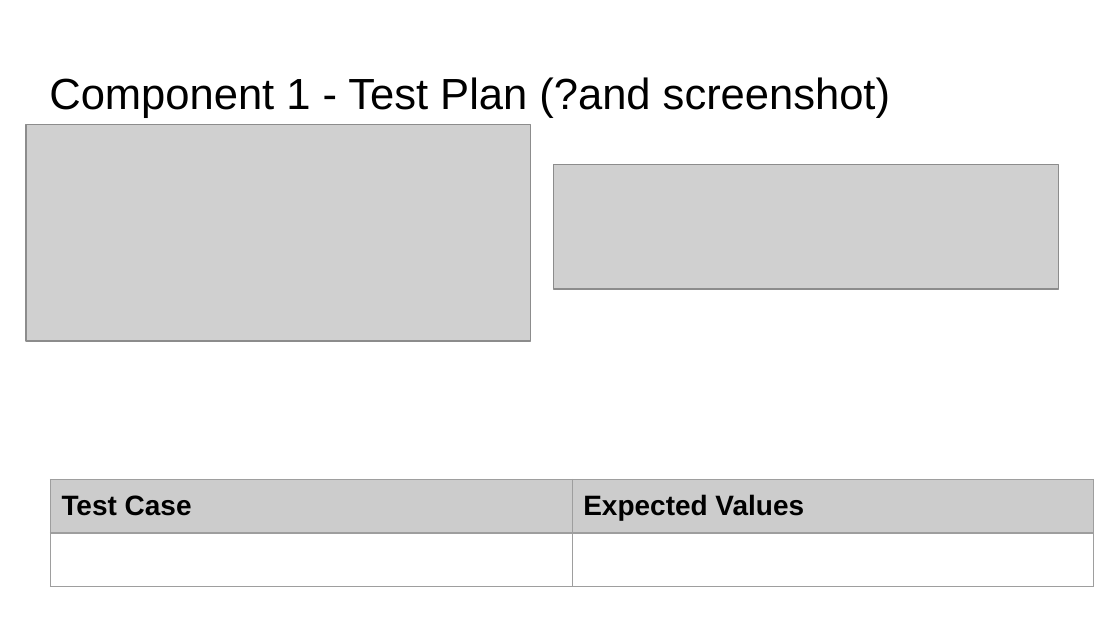
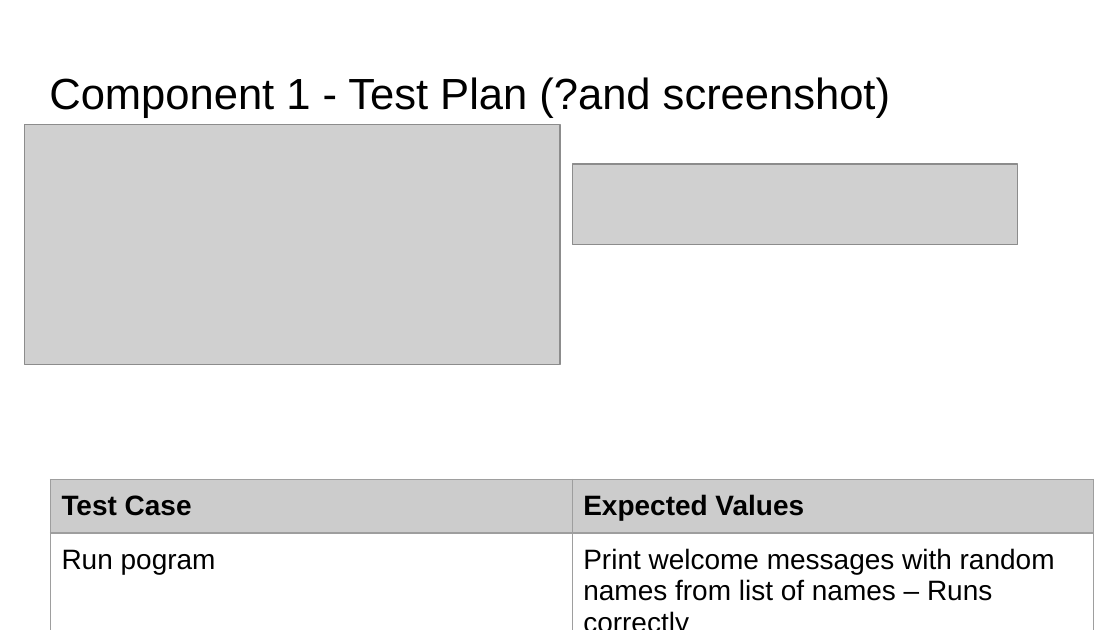
Before and after one commit to Joemamasahbsdh/pizza.bot, a slide deck: slide 5 of 022_91893+_+91897+Documentation.pptx. Drawn at 1120x630 pixels with LibreOffice and Linux fonts; fonts in the diff are those of the drawing; grey boxes stand for pictures. Boxes give left, top, right and bottom in pixels: in the first picture for what was removed or moved away, otherwise in the second. Text is boxed around its words. In the diff, an @@ line names an element or a change of style, - is before the commit and + after.

Commit message:
Created welcome v2
Changed the welcome message code into a function. Also created a main() function to call welcome()

```diff
--- a/022_91893+_+91897+Documentation.pptx
+++ b/022_91893+_+91897+Documentation.pptx
@@ picture: place and size @@
-picture at (26, 124, 531, 340)
+picture at (25, 124, 560, 364)
@@ picture: place and size @@
-picture at (554, 165, 1060, 289)
+picture at (572, 165, 1018, 245)
@@ table at (50, 479, 1094, 630) @@
-row 2, column 1: 
+row 2, column 1: Run pogram
-row 2, column 2: 
+row 2, column 2: Print welcome messages with random names from list of names – Runs correctly
```
Also in this commit, not shown: 1 other slide changed, 3 slides added.
